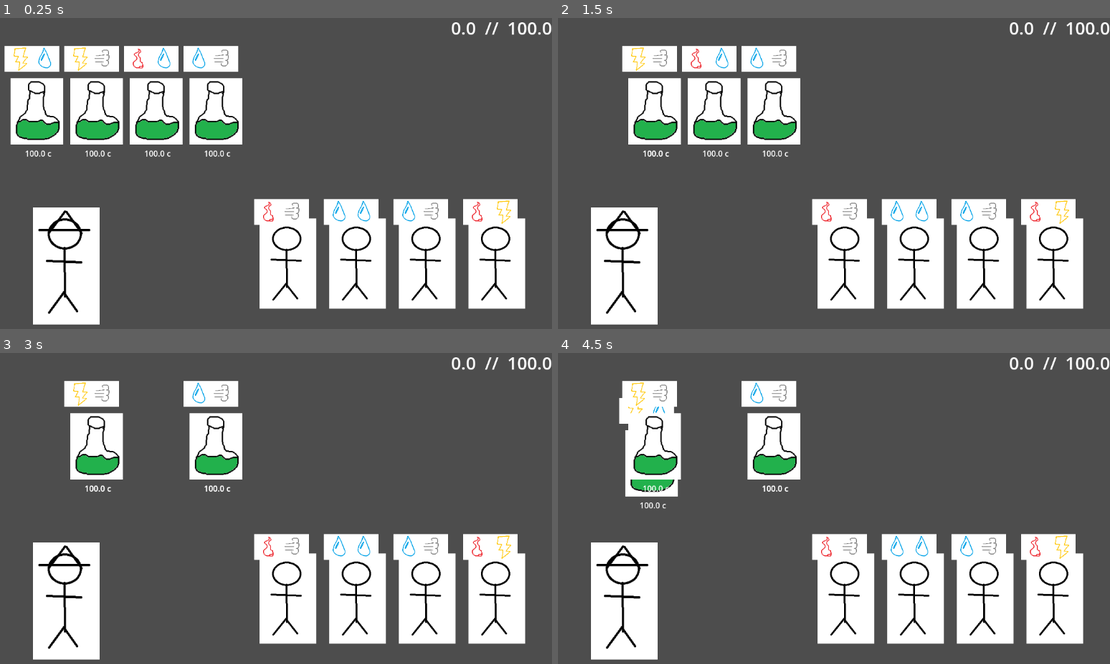
Above: before the commit, frames 1-4 (two rows, left to right).
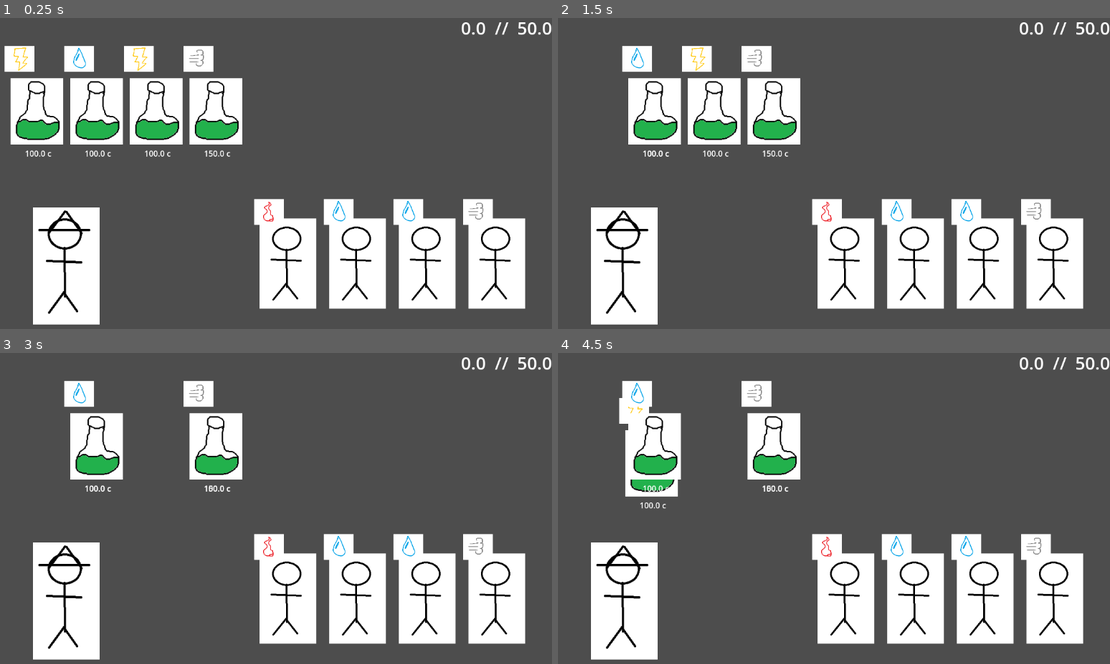
Above: after the commit, the same moments.

Repository: MLisanti/moonbrew_shop
Game: Godot game, scene res://scene/main.tscn
Same seed, same stepped clock (60 frames per second), same inputs: the game is played once before the commit and once after it.
Inputs (mouse positions are in pixels of both pictures, inside the frame that each line leads up to):
- Up to frame 1 (0.25 s): no input
- Up to frame 2 (1.5 s): tap Enter at 0.5 s; move the mouse to (596, 111) at 0.52 s; press the mouse at (596, 111) at 0.53 s; tap Space at 1.25 s; move the mouse to (651, 111) at 1.27 s; release the mouse at (651, 111) at 1.28 s; click (651, 111) at 1.35 s
- Up to frame 3 (3 s): tap Enter at 2 s; move the mouse to (154, 446) at 2.02 s; press the mouse at (154, 446) at 2.03 s; tap Space at 2.75 s; move the mouse to (215, 446) at 2.77 s; release the mouse at (215, 446) at 2.78 s; click (215, 446) at 2.85 s
- Up to frame 4 (4.5 s): tap Enter at 3.5 s; move the mouse to (994, 558) at 3.52 s; press the mouse at (994, 558) at 3.53 s; tap Space at 4.25 s; move the mouse to (651, 461) at 4.27 s; release the mouse at (651, 461) at 4.28 s; click (651, 461) at 4.35 s

The runs differ from the first frame. In frame 1, 3.4% of the frame differs, in the area x 6-96%, y 1-67%; in frame 2, 3.0%; in frame 3, 2.5%; in frame 4, 2.6%.

Commit message:
alcune modifiche interessanti, buon gio    rn   o a chi legge questo messaggio

Diff:
--- a/scene/cliente.gd
+++ b/scene/cliente.gd
@@ -24,6 +24,14 @@
 		$features.add_child(nodo_elemento)
 		i += 1
 
+func creaMask (stringa:String) -> String:
+	var i = 0
+	var res = ""
+	while(i<stringa.length()):
+		res += "0"
+		i += 1
+	return res
+
 func _on_area_entered(area:Area2D):
 
 	var potion:Node2D = null
@@ -34,14 +42,17 @@
 
 	var effects=""
 
-	var maskPozioniUsate = "00"
-	var maskMalattieCurate = "00"
+	var maskPozioniUsate = "0"
+	var maskMalattieCurate = "0"
 
 	if(area.name.to_lower().begins_with("pozione")):
 
 		potion = area
 
-		var pElements = potion.elements
+		var pElements:String = potion.elements
+		maskPozioniUsate = creaMask(pElements)
+		maskMalattieCurate = creaMask(disease)
+
 		print("Elementi pozione: " + pElements)
 		print("Malattie: " + disease)
 
--- a/scene/main.gd
+++ b/scene/main.gd
@@ -7,42 +7,63 @@
 
 var maskGrab = ""
 
+var _livello = 1
+var _clienti_mancanti_prossimo_livello = 0
+
+func set_level_variables(livello:int) -> Dictionary:
+	var dict:Dictionary = { "potionElements": 2, "clientElements": 2, "goalPrice": 200.0 }
+	match livello:
+		1: dict = { "potionElements": 1, "clientElements": 1, "goalPrice": 50.0 }
+		2: dict = { "potionElements": 2, "clientElements": 2, "goalPrice": 100.0 }
+		3: dict = { "potionElements": 2, "clientElements": 2, "goalPrice": 150.0 }
+		_: dict = { "potionElements": 2, "clientElements": 2, "goalPrice": 150.0 }
+	return dict
+
+func rand_price():
+	return randi_range(1, 3) * 50
+
+
 # Called when the node enters the scene tree for the first time.
 func _ready():
-	update_ui()
+	imposta_livello(1)
+
+func imposta_livello(livello):
+	var levelVar: Dictionary = set_level_variables(livello)
+	var nElementi = levelVar["potionElements"]
+	var nMalattie = levelVar["clientElements"]
+	moneyGoal = levelVar["goalPrice"]
+
+	ui_update()
 
 	var i=0
 	var pos = $pos_start_pozioni.position
+
 	while(i<4):
-		var elementi = $helperElementi.scegli_elemento_casuale() + $helperElementi.scegli_elemento_casuale()
-		crea_pozione(i, elementi, 100.0, pos)
+		var elementi = ""
+		for j in range(nElementi):
+			elementi += $helperElementi.scegli_elemento_casuale()
+
+		crea_pozione(i, elementi, rand_price(), pos)
 		pos.x += 120
 
 		i+=1
 
 	i=0
 	pos = $pos_start_clienti.position
+	_clienti_mancanti_prossimo_livello = 4
 	while(i<4):
-		var elementi = $helperElementi.scegli_elemento_casuale() + $helperElementi.scegli_elemento_casuale()
+		var elementi = ""
+		for j in range(nMalattie):
+			elementi += $helperElementi.scegli_elemento_casuale()
 		crea_cliente(elementi, pos)
 		pos.x += 140
 
 		i+=1
 
-	for cliente:Node2D in $clienti.get_children():
-		cliente.connect("finish", _on_client_finish)
-
-	i=0
-	for pozione:Node2D in $pozioni.get_children():
-		pozione.grabIndex = i
-
-		maskGrab += "0"
-		pozione.connect("grab_start", _on_grab_start)
-		pozione.connect("grab_end", _on_grab_end)
-		i+=1
+func controlla_passaggio_livello(mancanti):
+	return mancanti == 0
 
 func _on_grab_start(nodo:Node2D):
-
 	if(not maskGrab.contains("1")):
 		maskGrab[nodo.grabIndex] = "1"
 		nodo.grabPermission = true
@@ -58,15 +79,21 @@
 	else:
 		descGuadagno = "Ti meriti " + str(guadagno) + " su " + str(potion.price)
 
-	$UI/MarginContainer/VBoxContainer/lbl_effects.text = effects + descGuadagno
+	$UI/sopra/VBoxContainer/lbl_effects.text = effects + descGuadagno
 
 	moneyGain += guadagno
-	update_ui()
+	ui_update()
 
 	maskGrab[potion.grabIndex] = "0"
 
 	potion.queue_free()
 	client.queue_free()
+
+	_clienti_mancanti_prossimo_livello -= 1
+
+	if(_clienti_mancanti_prossimo_livello == 0):
+		_livello += 1
+		imposta_livello(_livello)
 
 func crea_pozione(indice:int, elementi:String, prezzo:float, posizione:Vector2):
 	var nodoPozione:Node2D = _scena_pozione.instantiate()
@@ -76,11 +103,29 @@
 	nodoPozione.position = posizione
 	$pozioni.add_child(nodoPozione)
 
+	var i=0
+	for pozione:Node2D in $pozioni.get_children():
+		pozione.grabIndex = i
+
+		maskGrab += "0"
+		pozione.connect("grab_start", _on_grab_start)
+		pozione.connect("grab_end", _on_grab_end)
+		i+=1
+
 func crea_cliente(elementi:String, posizione:Vector2):
 	var nodoCliente:Node2D = _scena_cliente.instantiate()
 	nodoCliente.disease = elementi
 	nodoCliente.position = posizione
 	$clienti.add_child(nodoCliente)
 
-func update_ui():
-	$UI/MarginContainer/VBoxContainer/lbl_money_goal.text = str(moneyGain) + "  //  " + str(moneyGoal)
+	for cliente:Node2D in $clienti.get_children():
+		cliente.connect("finish", _on_client_finish)
+
+func ui_gameOver():
+	pass
+
+func ui_roundWon():
+	pass
+
+func ui_update():
+	$UI/sopra/VBoxContainer/lbl_money_goal.text = str(moneyGain) + "  //  " + str(moneyGoal)
--- a/scene/main.tscn
+++ b/scene/main.tscn
@@ -26,7 +26,7 @@
 
 [node name="UI" type="CanvasLayer" parent="." unique_id=504331853]
 
-[node name="MarginContainer" type="MarginContainer" parent="UI" unique_id=2087639673]
+[node name="sopra" type="MarginContainer" parent="UI" unique_id=2087639673]
 anchors_preset = 1
 anchor_left = 1.0
 anchor_right = 1.0
@@ -34,15 +34,34 @@
 offset_bottom = 40.0
 grow_horizontal = 0
 
-[node name="VBoxContainer" type="VBoxContainer" parent="UI/MarginContainer" unique_id=185364146]
+[node name="VBoxContainer" type="VBoxContainer" parent="UI/sopra" unique_id=185364146]
 layout_mode = 2
 
-[node name="lbl_money_goal" type="Label" parent="UI/MarginContainer/VBoxContainer" unique_id=1024936020]
+[node name="lbl_money_goal" type="Label" parent="UI/sopra/VBoxContainer" unique_id=1024936020]
 layout_mode = 2
 theme_override_font_sizes/font_size = 35
 text = "GUADAGNO / VENDUTO"
 
-[node name="lbl_effects" type="Label" parent="UI/MarginContainer/VBoxContainer" unique_id=461856114]
+[node name="lbl_effects" type="Label" parent="UI/sopra/VBoxContainer" unique_id=461856114]
 layout_mode = 2
 
+[node name="centro" type="MarginContainer" parent="UI" unique_id=630878326]
+visible = false
+anchors_preset = 14
+anchor_top = 0.5
+anchor_right = 1.0
+anchor_bottom = 0.5
+grow_horizontal = 2
+grow_vertical = 2
+size_flags_vertical = 4
+
+[node name="VBoxContainer" type="VBoxContainer" parent="UI/centro" unique_id=306350036]
+layout_mode = 2
+
+[node name="lblMessaggio" type="Label" parent="UI/centro/VBoxContainer" unique_id=1747189739]
+layout_mode = 2
+theme_override_font_sizes/font_size = 60
+text = "Hai passato il round!"
+horizontal_alignment = 1
+
 [node name="helperElementi" parent="." unique_id=1343818349 instance=ExtResource("3_wp4xf")]
